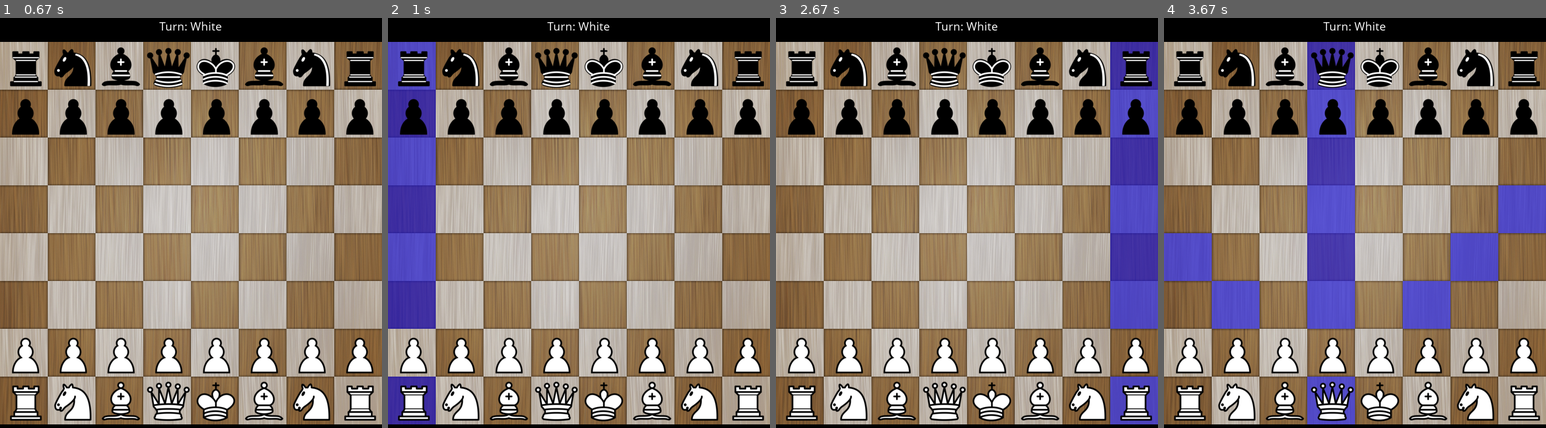
Above: before the commit, frames 1-4 (left to right).
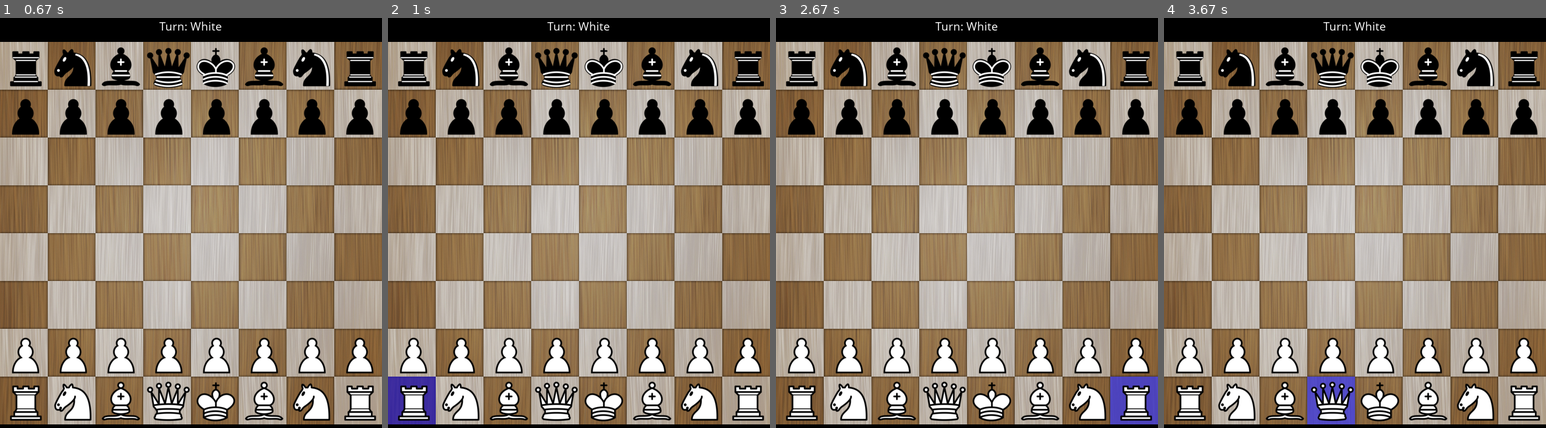
Above: after the commit, the same moments.

Repository: mandrelbrotset/pygame-chess
Game: pygame game, started from main.py
Same seed, same stepped clock (60 frames per second), same inputs: the game is played once before the commit and once after it.
Inputs (mouse positions are in pixels of both pictures, inside the frame that each line leads up to):
- Up to frame 1 (0.67 s): click (22, 67) at 0.38 s
- Up to frame 2 (1 s): click (410, 399) at 0.72 s
- Up to frame 3 (2.67 s): click (1024, 79) at 1.05 s; click (1108, 395) at 1.38 s; click (974, 83) at 1.72 s; click (947, 354) at 2.05 s; click (1112, 403) at 2.38 s
- Up to frame 4 (3.67 s): click (1282, 399) at 2.72 s; click (1488, 354) at 3.05 s; click (1332, 399) at 3.38 s

Frame 1 is identical in both runs. In frame 2, 7.9% of the frame differs, in the area x 0-13%, y 5-76%; in frame 3, 7.9%; in frame 4, 15%, in the area x 0-100%, y 5-76%.

Commit message:
Piece can now be blocked by the pieces of the same color

Diff:
--- a/chess.py
+++ b/chess.py
@@ -193,7 +193,7 @@
             x_coord, y_coord = piece_coord
             # calculate moves for bishop
             if piece_name[6:] == "bishop":
-                positions = self.diagonal_moves(positions, piece_coord)
+                positions = self.diagonal_moves(positions, piece_name, piece_coord)
 
             # calculate moves for pawn
             elif piece_name[6:] == "pawn":
@@ -288,7 +288,7 @@
             # calculate moves for rook
             elif piece_name[6:] == "rook":
                 # find linear moves
-                positions = self.linear_moves(positions, piece_coord)
+                positions = self.linear_moves(positions, piece_name, piece_coord)
 
             # calculate moves for knight
             elif piece_name[6:] == "knight":
@@ -350,10 +350,10 @@
             # calculate movs for queen
             elif piece_name[6:] == "queen":
                 # find diagonal positions
-                positions = self.diagonal_moves(positions, piece_coord)
+                positions = self.diagonal_moves(positions, piece_name, piece_coord)
 
                 # find linear moves
-                positions = self.linear_moves(positions, piece_coord)
+                positions = self.linear_moves(positions, piece_name, piece_coord)
 
             # list of positions to be removed
             to_remove = []
@@ -502,7 +502,7 @@
 
 
     # helper function to find diagonal moves
-    def diagonal_moves(self, positions, piece_coord):
+    def diagonal_moves(self, positions, piece_name, piece_coord):
         # reset x and y coordinate values
         x, y = piece_coord
         # find top left diagonal spots
@@ -514,6 +514,15 @@
             else:
                 positions.append([x,y])
 
+            # convert list index to dictionary key
+            columnChar = chr(97 + x)
+            rowNo = 8 - y
+            p = self.piece_location[columnChar][rowNo]
+
+            # stop finding possible moves if blocked by a piece
+            if len(p[0]) > 0 and piece_name[:5] != p[:5]:
+                break
+
         # reset x and y coordinate values
         x, y = piece_coord
         # find bottom right diagonal spots
@@ -525,6 +534,15 @@
             else:
                 positions.append([x,y])
 
+            # convert list index to dictionary key
+            columnChar = chr(97 + x)
+            rowNo = 8 - y
+            p = self.piece_location[columnChar][rowNo]
+
+            # stop finding possible moves if blocked by a piece
+            if len(p[0]) > 0 and piece_name[:5] != p[:5]:
+                break
+
         # reset x and y coordinate values
         x, y = piece_coord
         # find bottom left diagonal spots
@@ -536,6 +554,15 @@
             else:
                 positions.append([x,y])
 
+            # convert list index to dictionary key
+            columnChar = chr(97 + x)
+            rowNo = 8 - y
+            p = self.piece_location[columnChar][rowNo]
+
+            # stop finding possible moves if blocked by a piece
+            if len(p[0]) > 0 and piece_name[:5] != p[:5]:
+                break
+
         # reset x and y coordinate values
         x, y = piece_coord
         # find top right diagonal spots
@@ -547,11 +574,20 @@
             else:
                 positions.append([x,y])
 
+            # convert list index to dictionary key
+            columnChar = chr(97 + x)
+            rowNo = 8 - y
+            p = self.piece_location[columnChar][rowNo]
+
+            # stop finding possible moves if blocked by a piece
+            if len(p[0]) > 0 and piece_name[:5] != p[:5]:
+                break
+
         return positions
 
 
     # helper function to find horizontal and vertical moves
-    def linear_moves(self, positions, piece_coord):
+    def linear_moves(self, positions, piece_name, piece_coord):
         # reset x, y coordniate value
         x, y = piece_coord
         # horizontal moves to the left
@@ -559,6 +595,16 @@
             x = x - 1
             positions.append([x,y])
 
+            # convert list index to dictionary key
+            columnChar = chr(97 + x)
+            rowNo = 8 - y
+            p = self.piece_location[columnChar][rowNo]
+
+            # stop finding possible moves if blocked by a piece
+            if len(p[0]) > 0 and piece_name[:5] != p[:5]:
+                break
+
+
         # reset x, y coordniate value
         x, y = piece_coord
         # horizontal moves to the right
@@ -566,6 +612,15 @@
             x = x + 1
             positions.append([x,y])
 
+            # convert list index to dictionary key
+            columnChar = chr(97 + x)
+            rowNo = 8 - y
+            p = self.piece_location[columnChar][rowNo]
+
+            # stop finding possible moves if blocked by a piece
+            if len(p[0]) > 0 and piece_name[:5] != p[:5]:
+                break
+
         # reset x, y coordniate value
         x, y = piece_coord
         # vertical moves upwards
@@ -573,6 +628,15 @@
             y = y - 1
             positions.append([x,y])
 
+            # convert list index to dictionary key
+            columnChar = chr(97 + x)
+            rowNo = 8 - y
+            p = self.piece_location[columnChar][rowNo]
+
+            # stop finding possible moves if blocked by a piece
+            if len(p[0]) > 0 and piece_name[:5] != p[:5]:
+                break
+
         # reset x, y coordniate value
         x, y = piece_coord
         # vertical moves downwards
@@ -580,4 +644,14 @@
             y = y + 1
             positions.append([x,y])
 
+            # convert list index to dictionary key
+            columnChar = chr(97 + x)
+            rowNo = 8 - y
+            p = self.piece_location[columnChar][rowNo]
+
+            # stop finding possible moves if blocked by a piece
+            if len(p[0]) > 0 and piece_name[:5] != p[:5]:
+                break
+
+
         return positions
